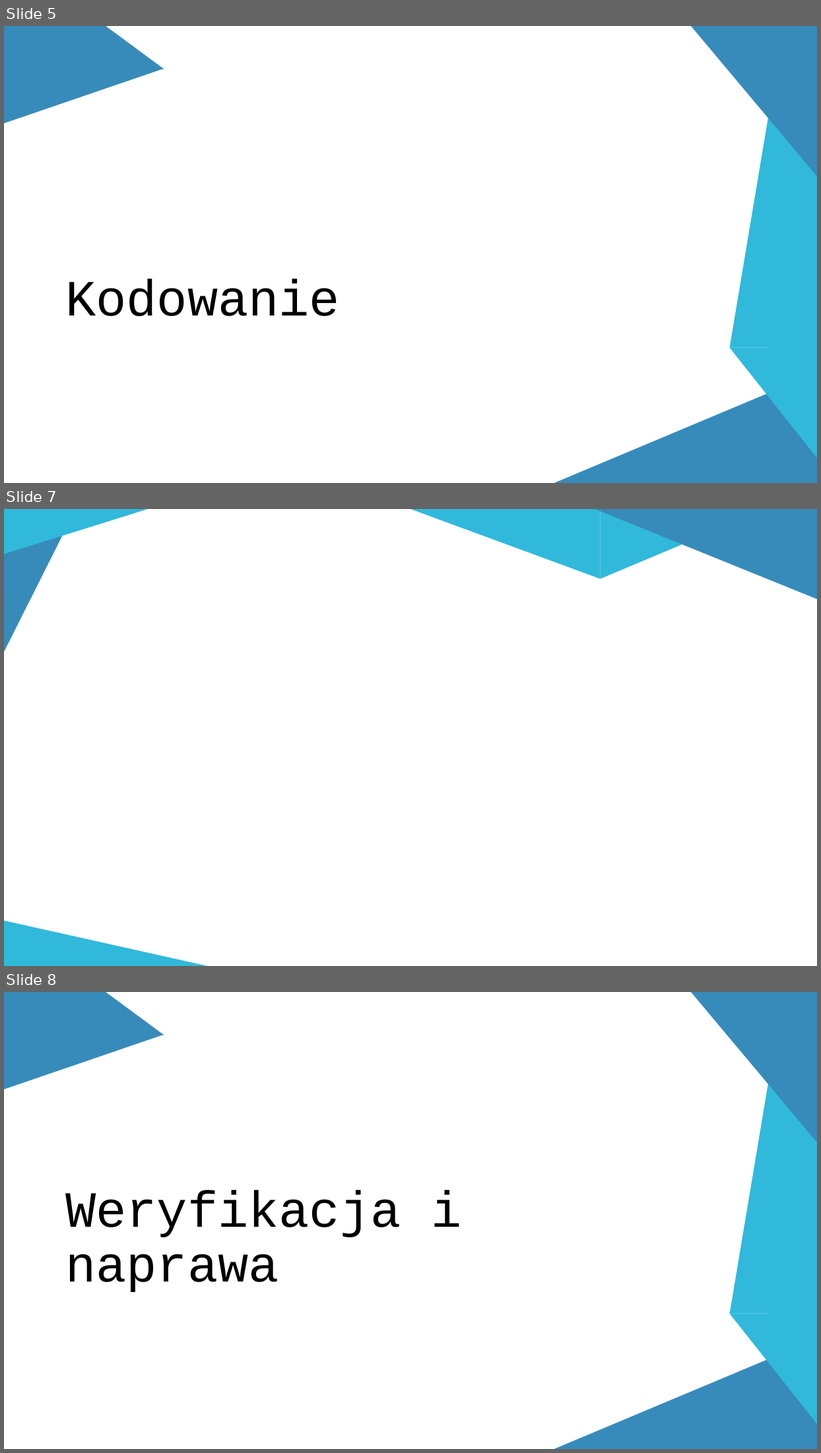
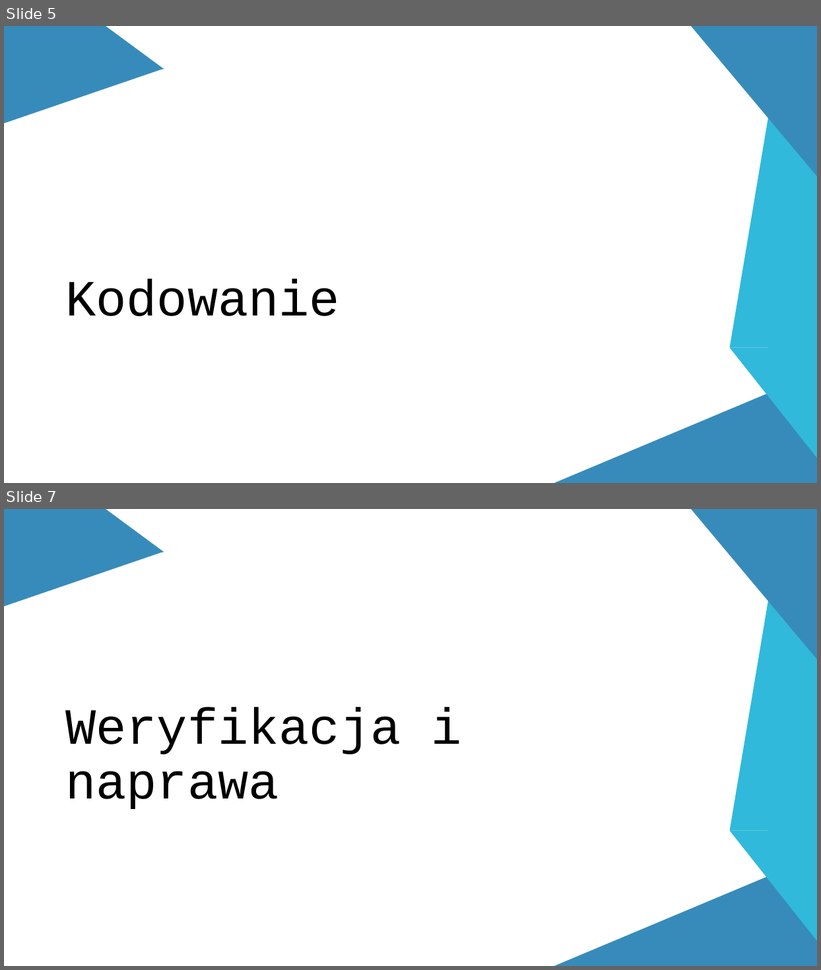
Before and after one commit to zlociu/HammingECC.NET, a slide deck: Hamming.pptx. Shown one above the other, each under a label of ours: slides 5, 7 and 8 before the commit, slides 5 and 7 after it; the slides between them are not shown. The pictures are 821x1453 and 821x970 pixels, drawn with LibreOffice and Linux fonts; fonts in the diff are those of the drawing. Boxes give left, top, right and bottom in pixels: in the first picture for what was removed or moved away, otherwise in the second. Text is boxed around its words. In the diff, an @@ line names an element or a change of style, - is before the commit and + after.

```diff
--- a/Hamming.pptx
+++ b/Hamming.pptx
@@ slide 7 removed at (x1=4, y1=509, x2=817, y2=966), background #FFFFFF @@
@@ triangle removed at (x1=4, y1=509, x2=77, y2=652) @@
@@ triangle removed at (x1=4, y1=509, x2=149, y2=553) @@
@@ triangle removed at (x1=411, y1=509, x2=601, y2=579) @@
@@ triangle removed at (x1=595, y1=509, x2=817, y2=599) @@
@@ triangle removed at (x1=601, y1=509, x2=767, y2=579) @@
@@ triangle removed at (x1=4, y1=921, x2=207, y2=966) @@
@@ what was slide 8 is now slide 7 @@
```
Also in this commit, not shown: 3 slides changed, 2 slides added, 2 other slides removed.
